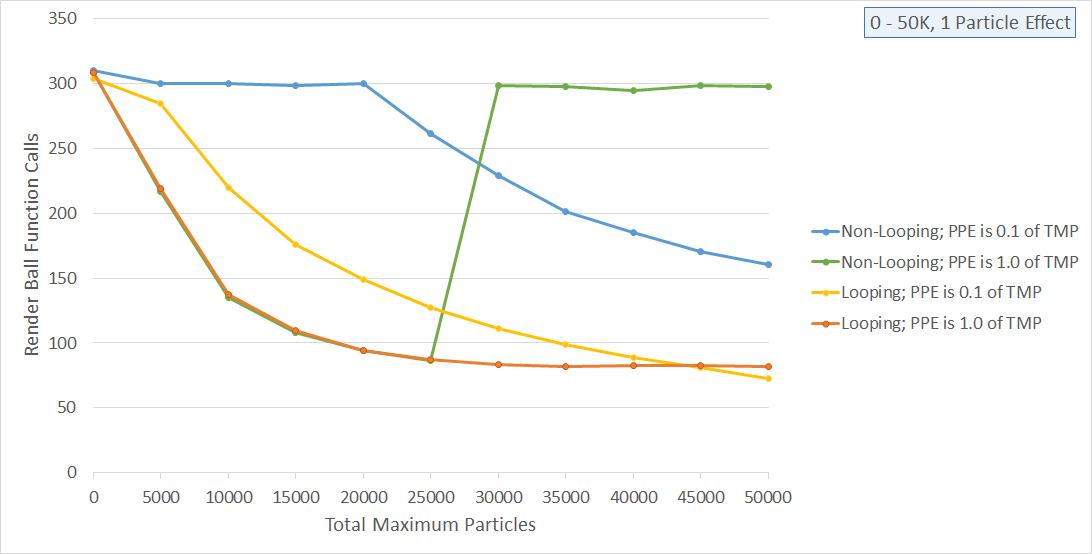
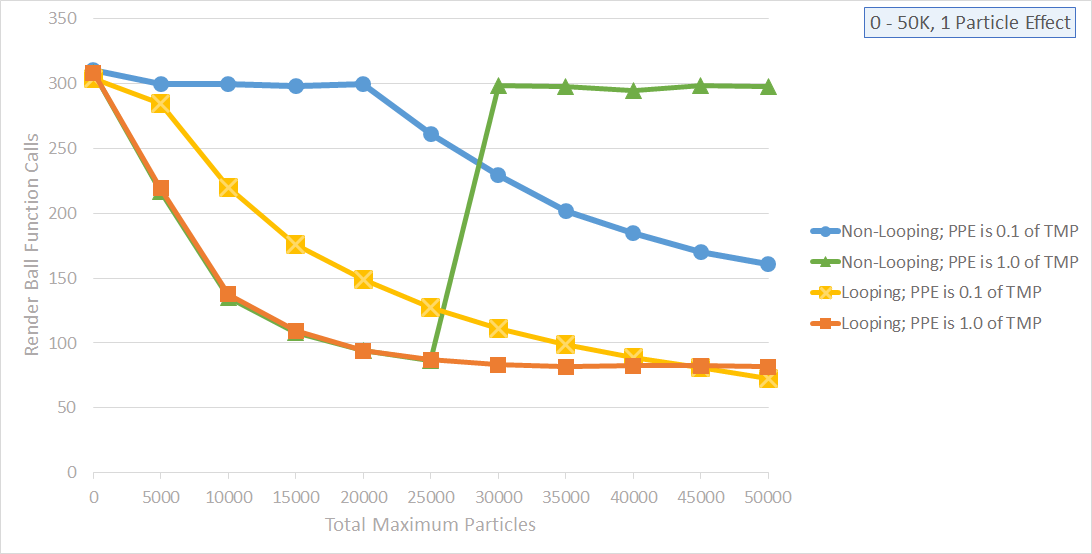
Revision of a layered w=1092, h=554 image; what changed, layer by layer:
added layer "Layer 3" above "Layer 1" over [23, 12, 1079, 531]
